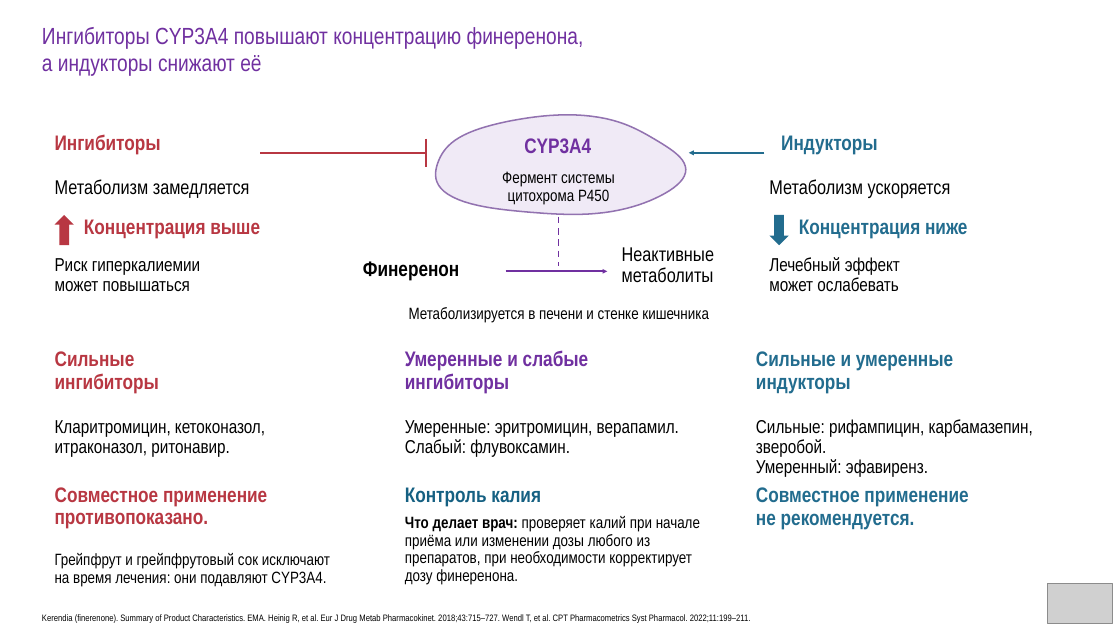
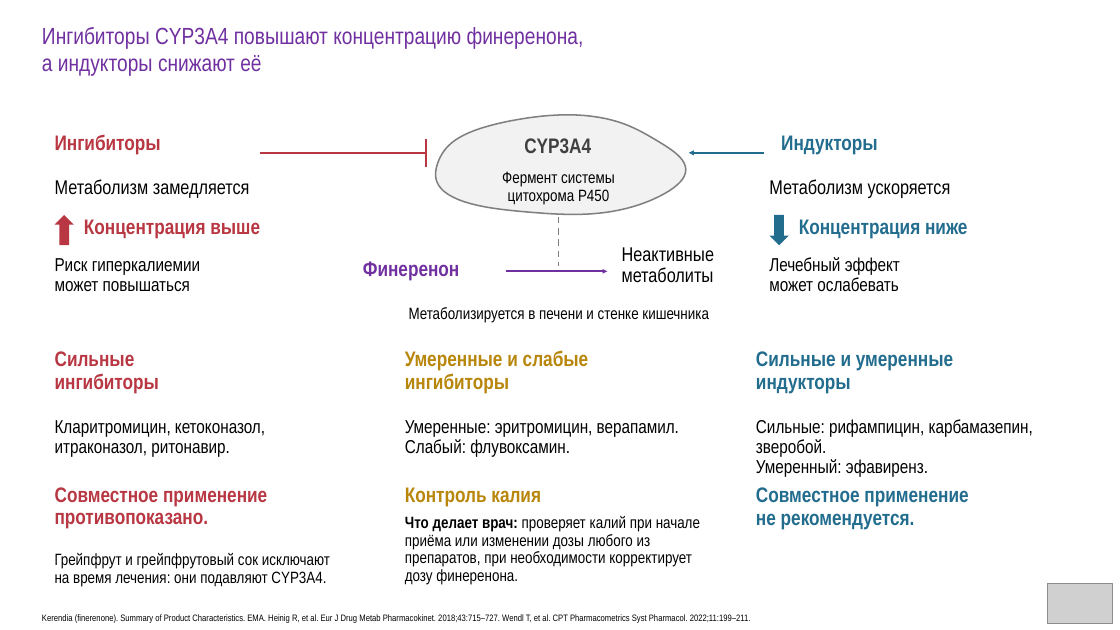
Before and after one commit to drabdulbosit1-eng/my-test-cloud, a slide deck: slide 31 of finerenone/Finerenone_Levin_reviewed.pptx. Drawn at 1120x630 pixels with LibreOffice and Linux fonts; fonts in the diff are those of the drawing; grey boxes stand for pictures. Boxes give left, top, right and bottom in pixels: in the first picture for what was removed or moved away, otherwise in the second. Text is boxed around its words. In the diff, an @@ line names an element or a change of style, - is before the commit and + after.

```diff
--- a/finerenone/Finerenone_Levin_reviewed.pptx
+++ b/finerenone/Finerenone_Levin_reviewed.pptx
@@ freeform shape at (436, 115, 686, 215): fill #F0EAF6 to #F2F2F2; outline #9272B0 1.3 pt to #7F7F7F 1.3 pt @@
@@ text "CYP3A4" at (524, 138, 591, 153): text colour #7030A0 to #404040 @@
@@ line (559, 217) - (559, 266): stroke #7030A0 1.4 pt dashed to #7F7F7F 1.4 pt dashed @@
@@ text "Финеренон" at (363, 261, 460, 281): text colour #000000 to #7030A0 @@
@@ text "Умеренные и слабые" at (405, 350, 589, 394): text colour #7030A0 to #B8860B @@
@@ text "Контроль калия" at (405, 487, 541, 507): text colour #156082 to #B8860B @@
```
Also in this commit, not shown: 11 other slides changed, 1 other file.
